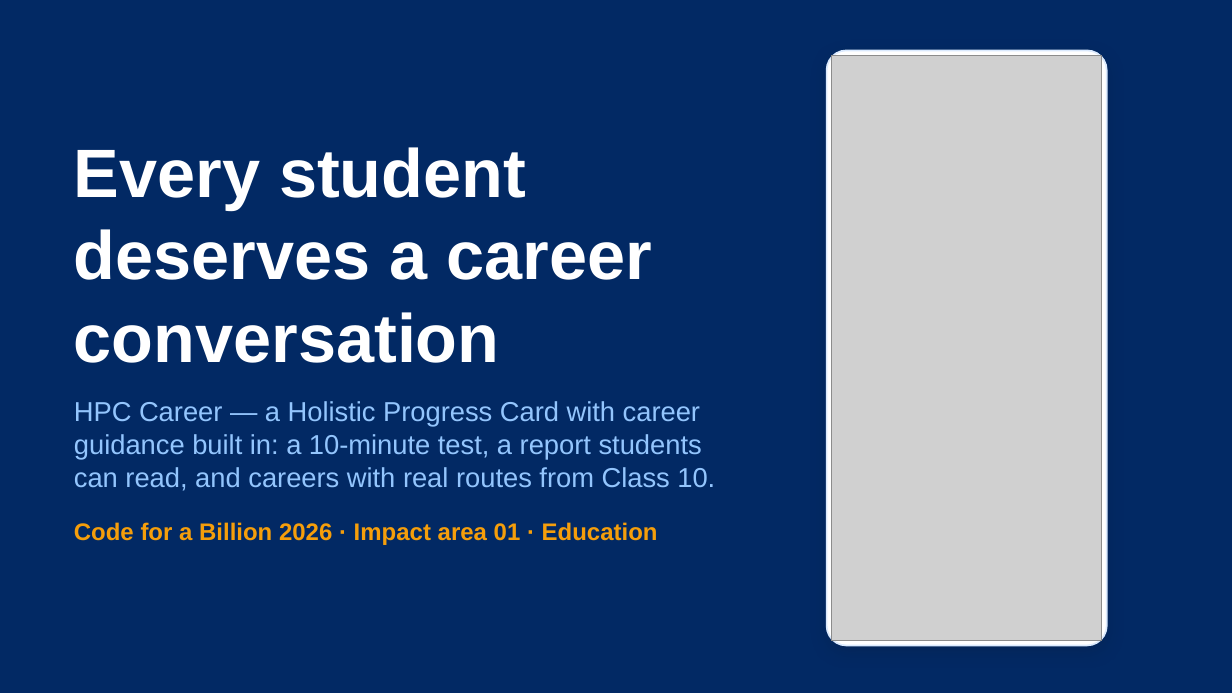
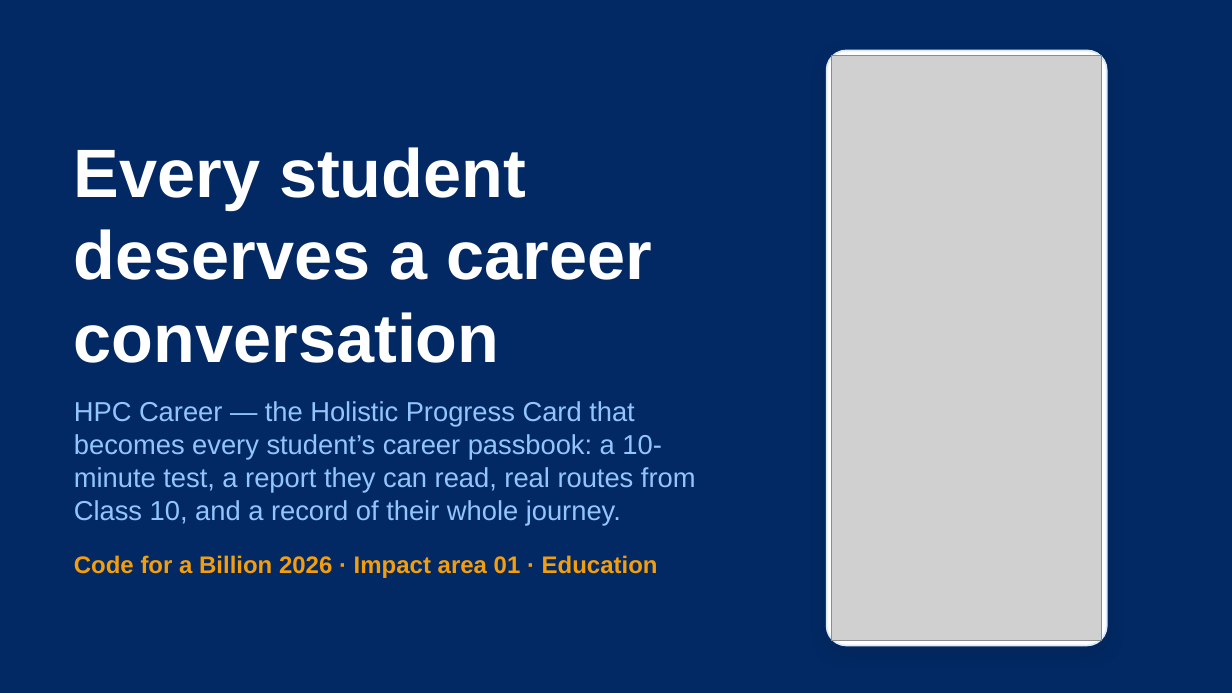
Before and after one commit to om-1115/hpc-career-agent, a slide deck: slide 1 of docs/HPC-Career-Explainer.pptx. Drawn at 1232x693 pixels with LibreOffice and Linux fonts; fonts in the diff are those of the drawing; grey boxes stand for pictures. Boxes give left, top, right and bottom in pixels: in the first picture for what was removed or moved away, otherwise in the second. Text is boxed around its words. In the diff, an @@ line names an element or a change of style, - is before the commit and + after.

Commit message:
Career passbook; deck and video explain RIASEC, psychometrics and guidance
- Career passbook: just as a bank passbook records every deposit, HPC Career
  now records every step of a student's career journey — every test (a retake
  keeps the old one), every saved plan and their own reflections — on a dated
  timeline on the Career tab (GET /api/passbook, POST /api/passbook/reflections).
  The demo seed gives S002 a journey from Class 9.
- Deck (17 slides): new slides on the passbook, Holland's RIASEC types,
  psychometrics done responsibly (what is measured, how it is scored,
  safeguards) and how the app guides a student step by step.
- Video (2:56, under the 3-minute limit): new scenes for the passbook, the
  career psychology behind the test and the six guidance steps.
- README: the passbook, and how the repository meets each judging criterion.
- CI: actions bumped to v7.

```diff
--- a/docs/HPC-Career-Explainer.pptx
+++ b/docs/HPC-Career-Explainer.pptx
@@ text at (74, 401, 696, 525): text changed @@
-HPC Career — a Holistic Progress Card with career guidance built in: a 10-minute test, a report students can read, and careers with real routes from Class 10.
+HPC Career — the Holistic Progress Card that becomes every student’s career passbook: a 10-minute test, a report they can read, real routes from Class 10, and a record of their whole journey.
```
Also in this commit, not shown: 4 slides added, 16 other files.
